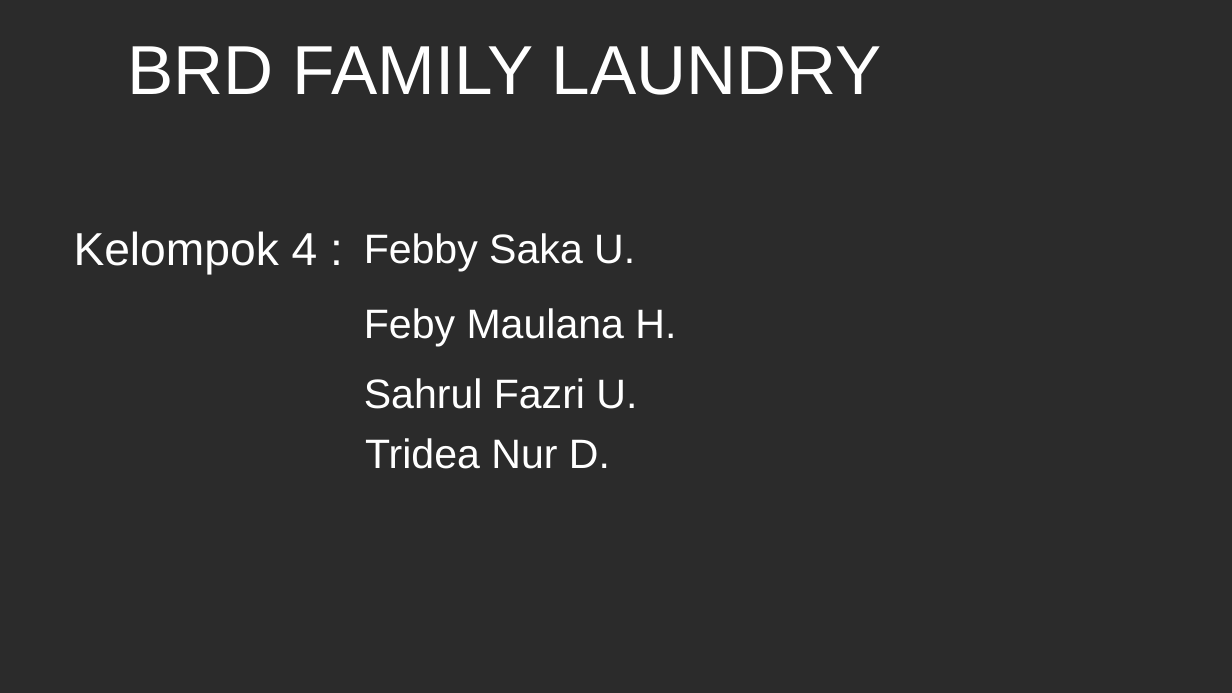
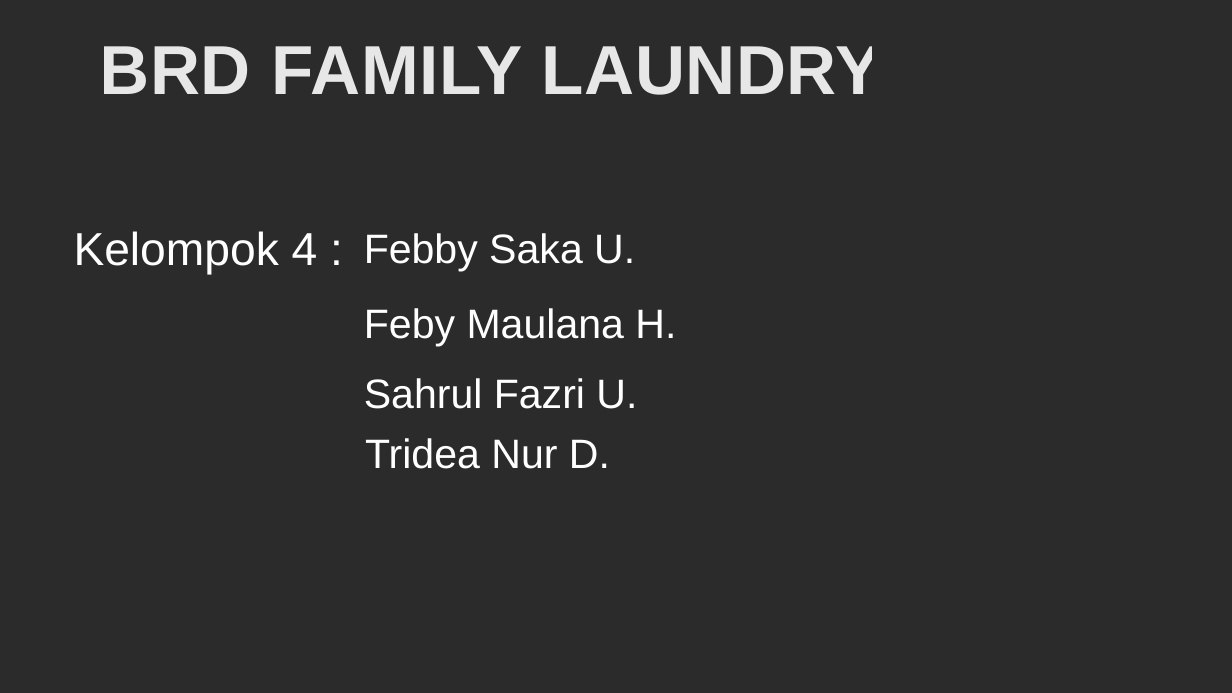
Before and after one commit to sahrul1610/Proyek1, a slide deck: slide 1 of Kelompok Proyek.pptx. Drawn at 1232x693 pixels with LibreOffice and Linux fonts; fonts in the diff are those of the drawing; background and template pictures are left out; a plain dark background stands for a picture behind light text. Boxes give left, top, right and bottom in pixels: in the first picture for what was removed or moved away, otherwise in the second. Text is boxed around its words. In the diff, an @@ line names an element or a change of style, - is before the commit and + after.

```diff
--- a/Kelompok Proyek.pptx
+++ b/Kelompok Proyek.pptx
@@ text "BRD FAMILY LAUNDRY" at [100,46,882,95]: text colour #FFFFFF to #F2F2F2 at 95% opacity, letter spacing 0 to 0.5 pt, letter outline none to #05141D 1.06 pt, bold on @@
```
Also in this commit, not shown: 5 other slides changed, 7 slides added, 5 slides removed, 1 other file.
